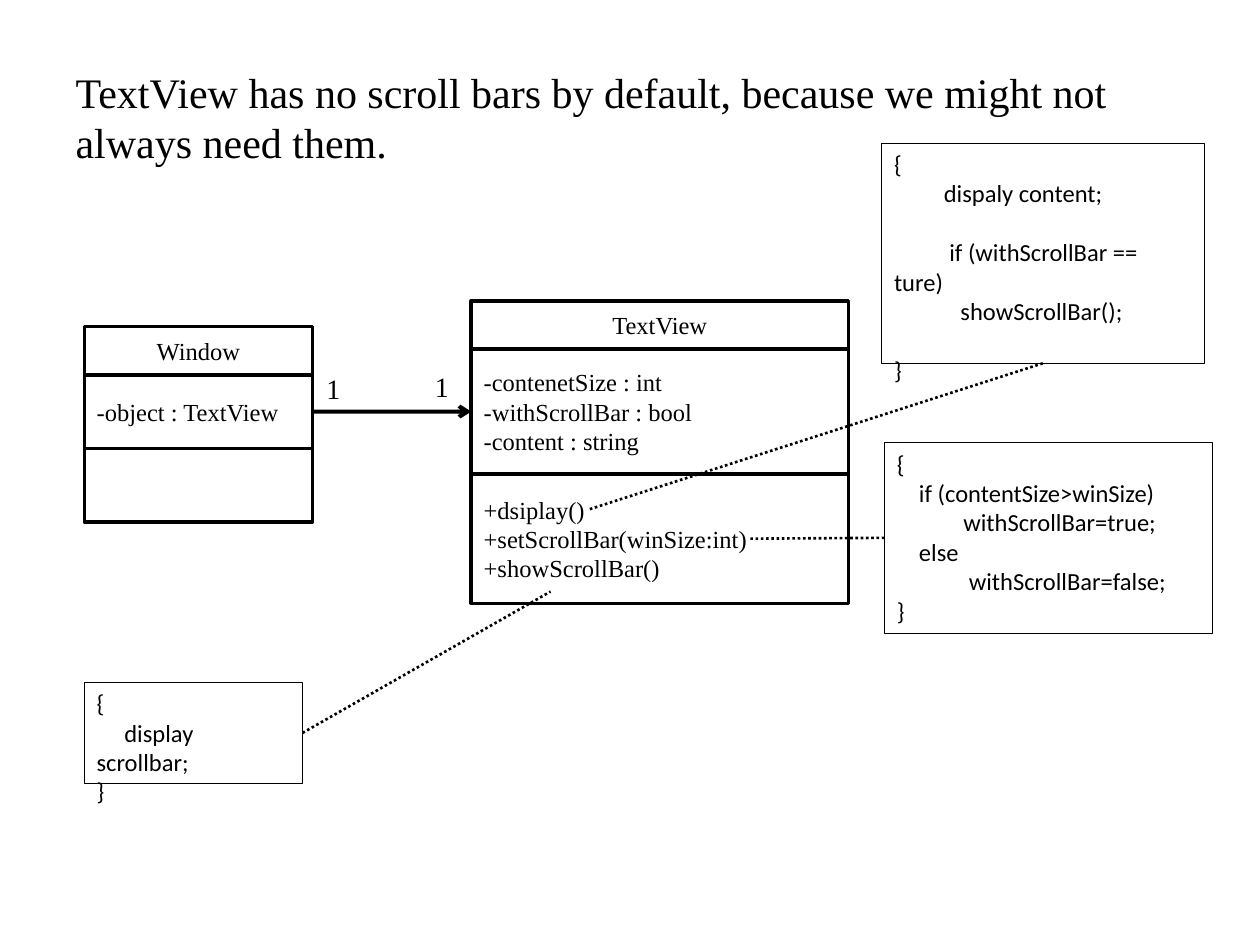
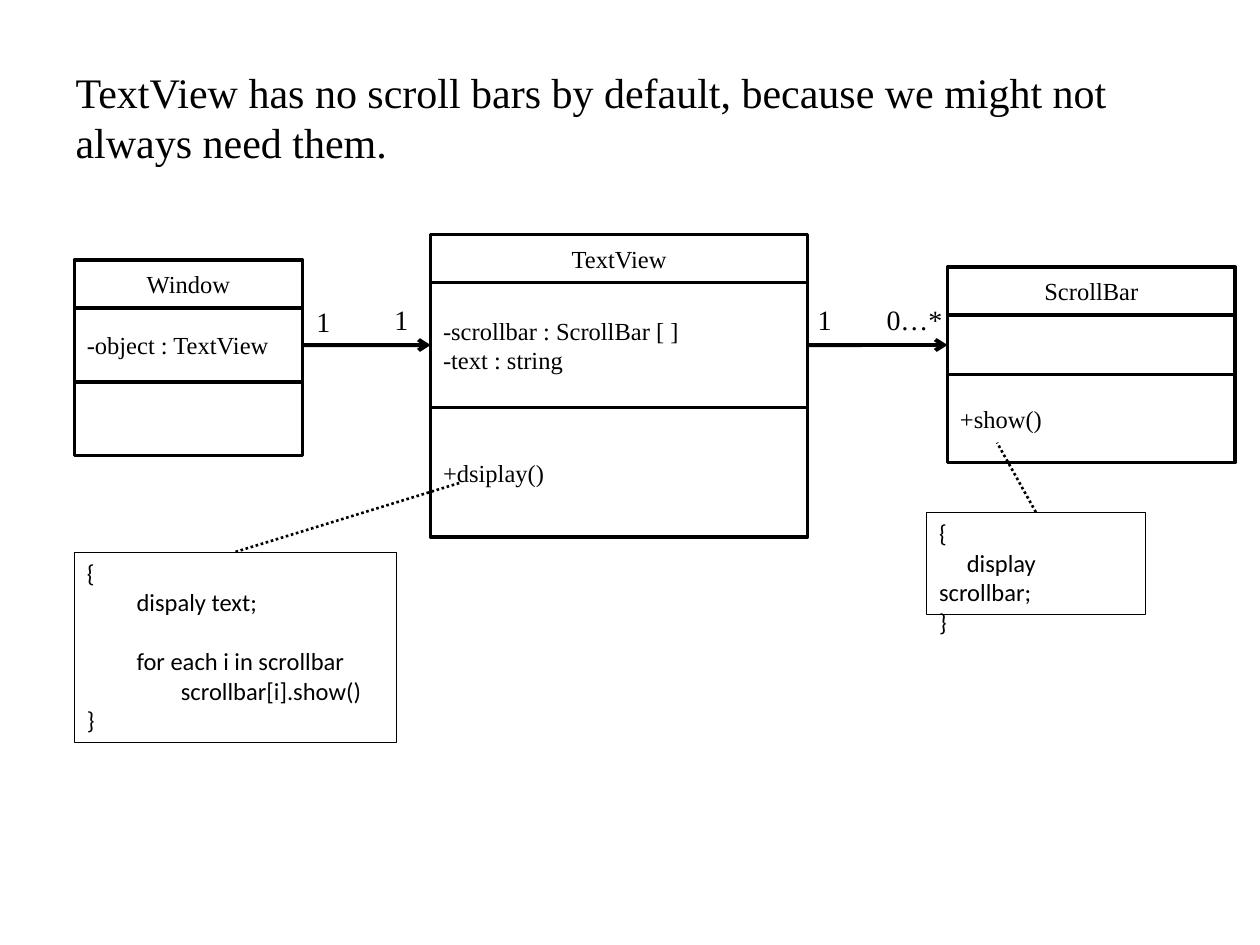
Before and after one commit to 2014-sed-team3/term-project, a slide deck: slide 3 of homework/hw9/9-1/SED-Hw9_1.pptx. Drawn at 1260x945 pixels with LibreOffice and Linux fonts; fonts in the diff are those of the drawing. Boxes give left, top, right and bottom in pixels: in the first picture for what was removed or moved away, otherwise in the second. Text is boxed around its words. In the diff, an @@ line names an element or a change of style, - is before the commit and + after.

```diff
--- a/homework/hw9/9-1/SED-Hw9_1.pptx
+++ b/homework/hw9/9-1/SED-Hw9_1.pptx
@@ rectangle added at (x1=948, y1=267, x2=1235, y2=315), outline #000000 2 pt, 14 pt, text #000000 @@
+ScrollBar
@@ 3 rectangles, 1 text moved together from (x1=435, y1=301, x2=848, y2=604) to (x1=394, y1=234, x2=808, y2=537) @@
@@ text in rectangle at (x1=443, y1=323, x2=650, y2=375): text changed @@
--contenetSize : int
--withScrollBar : bool
--content : string
+-scrollbar : ScrollBar [ ]
+-text : string
@@ text added at (x1=818, y1=311, x2=832, y2=330), 16 pt, text #000000 @@
+1
@@ text added at (x1=887, y1=311, x2=943, y2=331), 16 pt, text #000000 @@
+0…*
@@ rectangle added at (x1=948, y1=315, x2=1235, y2=374), outline #000000 2 pt @@
@@ arrow moved from (312, 412) - (471, 412) to (302, 345) - (431, 345) @@
@@ arrow added from (808, 345) to (948, 345), #000000 2.25 pt @@
@@ 3 rectangles, 1 text moved together from (x1=84, y1=326, x2=340, y2=522) to (x1=74, y1=260, x2=330, y2=455) @@
@@ line removed from (1043, 363) to (587, 510) @@
@@ rectangle added at (x1=948, y1=374, x2=1235, y2=462), outline #000000 2 pt, 14 pt, text #000000 @@
++show()
@@ rectangle removed at (x1=885, y1=442, x2=1212, y2=633) @@
-{
-if (contentSize>winSize)
-withScrollBar=true;
-else
-withScrollBar=false;
-}
@@ line moved from (302, 733) - (551, 591) to (1036, 512) - (997, 442) @@
@@ line added from (236, 552) to (461, 483), #000000 1.5 pt dashed @@
@@ text in rectangle at (x1=484, y1=531, x2=747, y2=582): paragraphs removed @@
-+setScrollBar(winSize:int)
-+showScrollBar()
@@ line removed from (885, 538) to (748, 539) @@
@@ rectangle "{" moved from (x1=84, y1=682, x2=302, y2=784) to (x1=927, y1=512, x2=1145, y2=614) @@
@@ rectangle "{" resized from (x1=882, y1=142, x2=1205, y2=363) to (x1=74, y1=552, x2=397, y2=742) @@
@@ text in rectangle at (x1=137, y1=594, x2=361, y2=704): text changed @@
-dispaly content;
-if (withScrollBar == ture)
-showScrollBar();
+dispaly text;
+for each i in scrollbar
+scrollbar[i].show()
```
Also in this commit, not shown: 5 other slides changed, 1 slide added, 1 slide removed.
